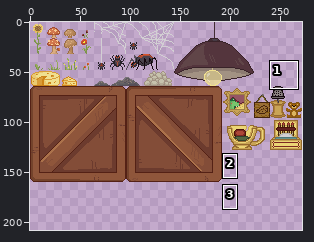
A sprite sheet gets an edit: assets/Spritesheet_Basement.png. The first picture is a wide view before the edit; the outline marks the close-up.
Close-up. Before:
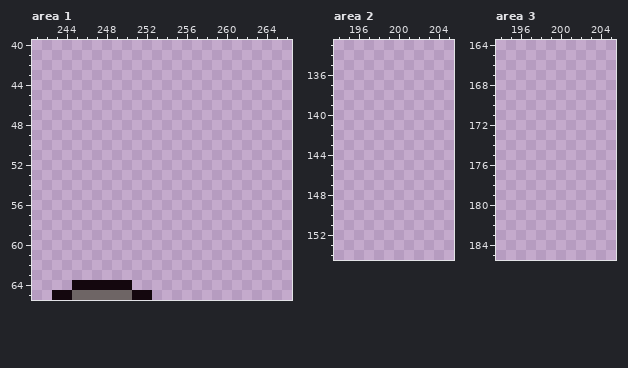
The file is 272x240 pixels. Colours within 5 levels of each other are drawn and written as one. Shown: area 1: x 241..266, y 40..65; area 2: x 194..205, y 133..154; area 3: x 194..205, y 164..185. The old version is drawn lined up with the new one, on the new canvas. The commit also changed other parts of the picture, which this record leaves out.
And afterwards:
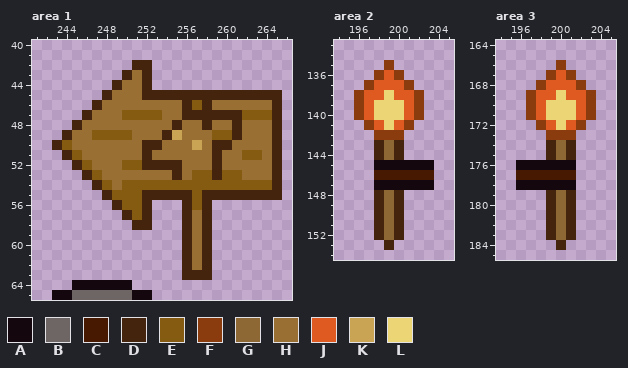
Palette (. is transparent): A #14070e  B #6e6565  C #461900  D #45240d  E #845b10  F #8a3c0f  G #8d6835  H #9a6f34  J #de5a21  K #c9a455  L #ebd575
Diff:
canvas 272x240 -> 272x208 (the part of the old canvas that was cut away was empty and is not shown)
Changed rows in their new state; - is an unchanged pixel.
Area 1:
first column x 243:
42 --------DD-------------
43 -------DHD-------------
44 ------DHHD-------------
45 -----DHHHDDDDDDDDDDDDDD
46 ----DHHHHHHHHDEDHHHHHHD
47 ---DHHHEEEEHHDDDDDDEEED
48 --DHHHHHHHHHDHHDHHDHHHD
49 -DHHEEEEHHHDKHHHEEDHHHD
50 DEHHHHHHHDDHHHKHDDHHHHD
51 -DEHHHHHHDHHHHHHDHHEEHD
52 --DEHHHEEDDDDHHHDHHHHHD
53 ---DEHHHHHHHDHEEDEEHHHD
54 ----DEHEEEEEEEEEEEEEEED
55 -----DEEEDDDDDEDDDDDDDD
56 ------DEED---DED-------
57 -------DED---DHD-------
58 --------DD---DHD-------
59 -------------DHD-------
60 -------------DHD-------
61 -------------DHD-------
62 -------------DHD-------
63 -------------DDD-------
Area 2:
first column x 196:
135 ---F----
136 --FJF---
137 -FJJJF--
138 FJJLJJF-
139 FJLLLJF-
140 FJLLLJF-
141 -FJLJF--
142 --FFF---
143 --DGD---
144 --DGD---
145 --AAAAAA
146 --CCCCCC
147 --AAAAAA
148 --DGD---
149 --DGD---
150 --DGD---
151 --DGD---
152 --DGD---
153 ---D----
Area 3:
first column x 196:
166 ----F---
167 ---FJF--
168 --FJJJF-
169 -FJJLJJF
170 -FJLLLJF
171 -FJLLLJF
172 --FJLJF-
173 ---FFF--
174 ---DGD--
175 ---DGD--
176 AAAAAA--
177 CCCCCC--
178 AAAAAA--
179 ---DGD--
180 ---DGD--
181 ---DGD--
182 ---DGD--
183 ---DGD--
184 ----D---
Where, in picture pixels (left, top, right, bottom), the same in both close-ups:
added: (52, 60, 282, 280)
added: (354, 60, 434, 250)
added: (516, 60, 596, 250)
